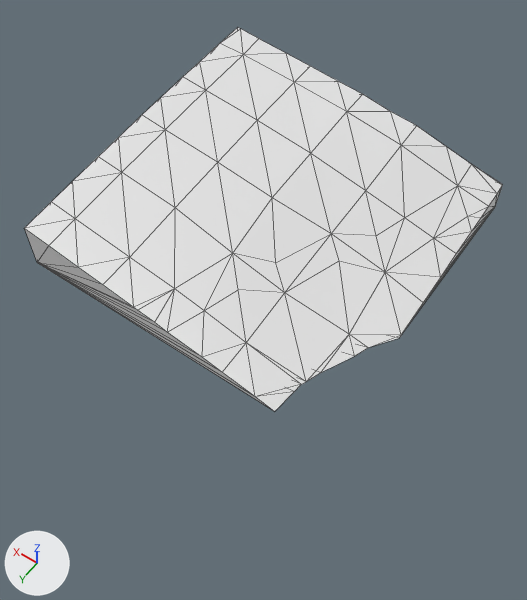
What one commit did to the glTF model assets/terrain/surface_pieces/surf_7_24.glb.
Before and after are seen from a 50 mm lens placed at (-76.83, -6.18, -21.84), pointed at (-72.32, -12.49, -31.76). Every picture has the same lights, and +X, +Y and +Z are marked at lower left. The picture after the commit comes second. Mesh edges are drawn as thin lines. Where no turn or scale is listed for an object, it has been applied to the vertices.

Objects in the first picture: 'geometry_0'.
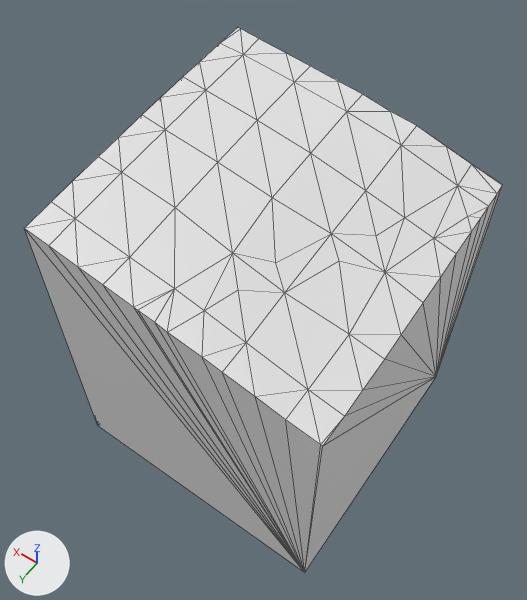
Edits to the bpy script that builds the scene:
```text
Change me_geometry_0:
    used by ob_geometry_0; location = (0.0, 0.0, 0.0)
    remove me_geometry_0.from_pydata(...)  # 84 vertices, 164 faces; spans x -75.0..-70.0, y -15.0..-10.0, z -30.0..-28.68
    add me_geometry_0.from_pydata(...)  # 84 vertices, 164 faces; spans x -75.0..-70.0, y -15.0..-10.0, z -35.0..-28.68
    me_geometry_0 part 1
    10 vertices are removed from x -75.0..-70.0, y -15.0..-10.0, z -30.0
    65 faces are deleted
    1 vertex moves from x -74.31, y -10.38, z -30.0 to x -74.45, y -10.0, z -30.04
    10 vertices are added at x -75.0..-70.0, y -15.0..-10.0, z -35.0..-30.03
    65 new faces join them
```

Boxes (x1, y1, x2, y2) around the edits, measured in the pictures (527 x 600 px; the box of a moved part takes in the faces that stretch with it):
'geometry_0', reshaped (42% taller)
    before: (24, 28, 503, 411)
    after: (24, 28, 503, 573)
part 1 of me_geometry_0, moved or reshaped
    before: (24, 185, 503, 411)
    after: (24, 82, 503, 573)
